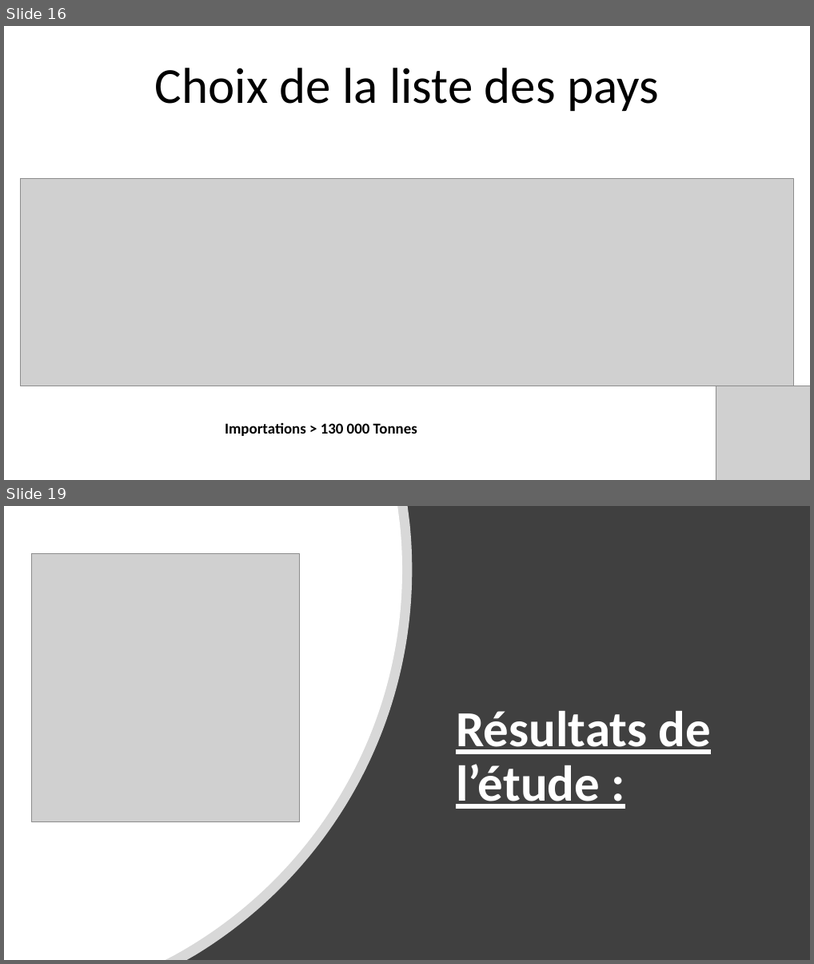
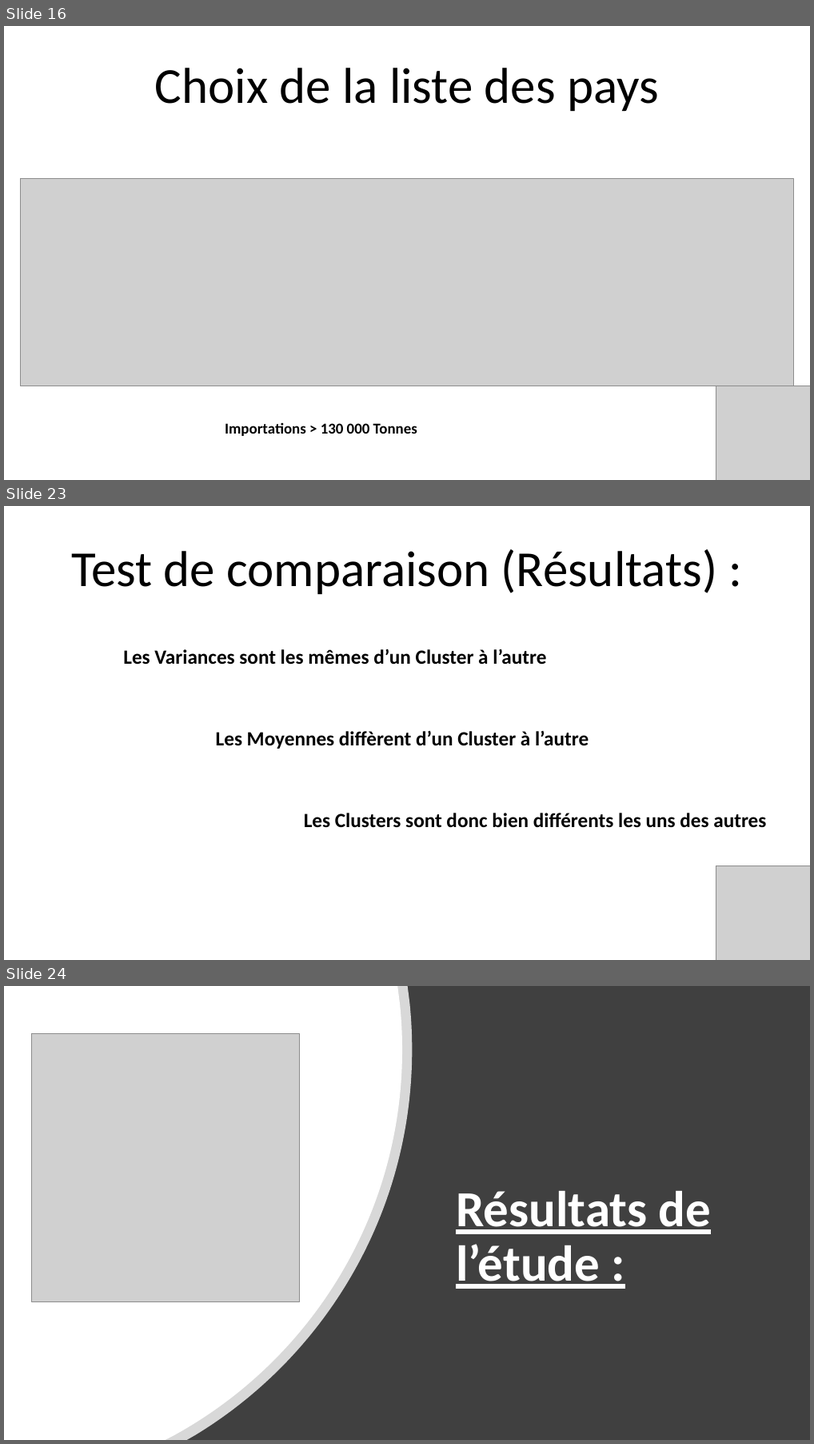
Before and after one commit to Julien-paulet/Projet_5_effectuez_une_etude_de_marche, a slide deck: Projet_5_présentation.pptx. Shown one above the other, each under a label of ours: slides 16 and 19 before the commit, slides 16, 23 and 24 after it; the slides between them are not shown. The pictures are 814x964 and 814x1444 pixels, drawn with LibreOffice and Linux fonts; fonts in the diff are those of the drawing; grey boxes stand for pictures. Boxes give left, top, right and bottom in pixels: in the first picture for what was removed or moved away, otherwise in the second. Text is boxed around its words. In the diff, an @@ line names an element or a change of style, - is before the commit and + after.

```diff
--- a/Projet_5_présentation.pptx
+++ b/Projet_5_présentation.pptx
@@ slide 23 added at (4,506,810,960), background #FFFFFF @@
@@ title added at (71,549,718,594), 60 pt, text #000000 @@
+Test de comparaison (Résultats) :
@@ text added at (123,648,546,664), 24 pt, text #000000, bold @@
+Les Variances sont les mêmes d’un Cluster à l’autre
@@ text added at (216,730,589,748), 24 pt, text #000000, bold @@
+Les Moyennes diffèrent d’un Cluster à l’autre
@@ text added at (304,812,766,828), 24 pt, text #000000, bold @@
+Les Clusters sont donc bien différents les uns des autres
@@ picture added at (717,865,810,960) @@
@@ what was slide 19 is now slide 24 @@
```
Also in this commit, not shown: 5 slides changed, 5 other slides added, 6 slides removed, 1 other file.
